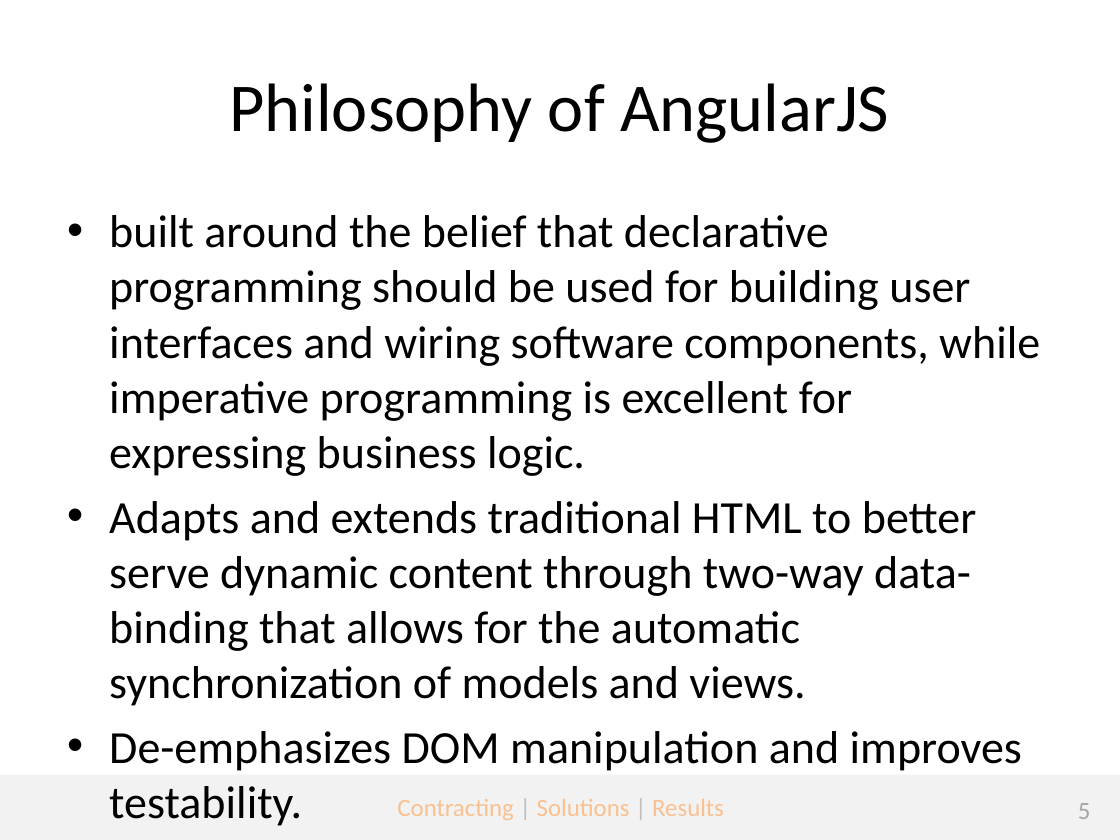
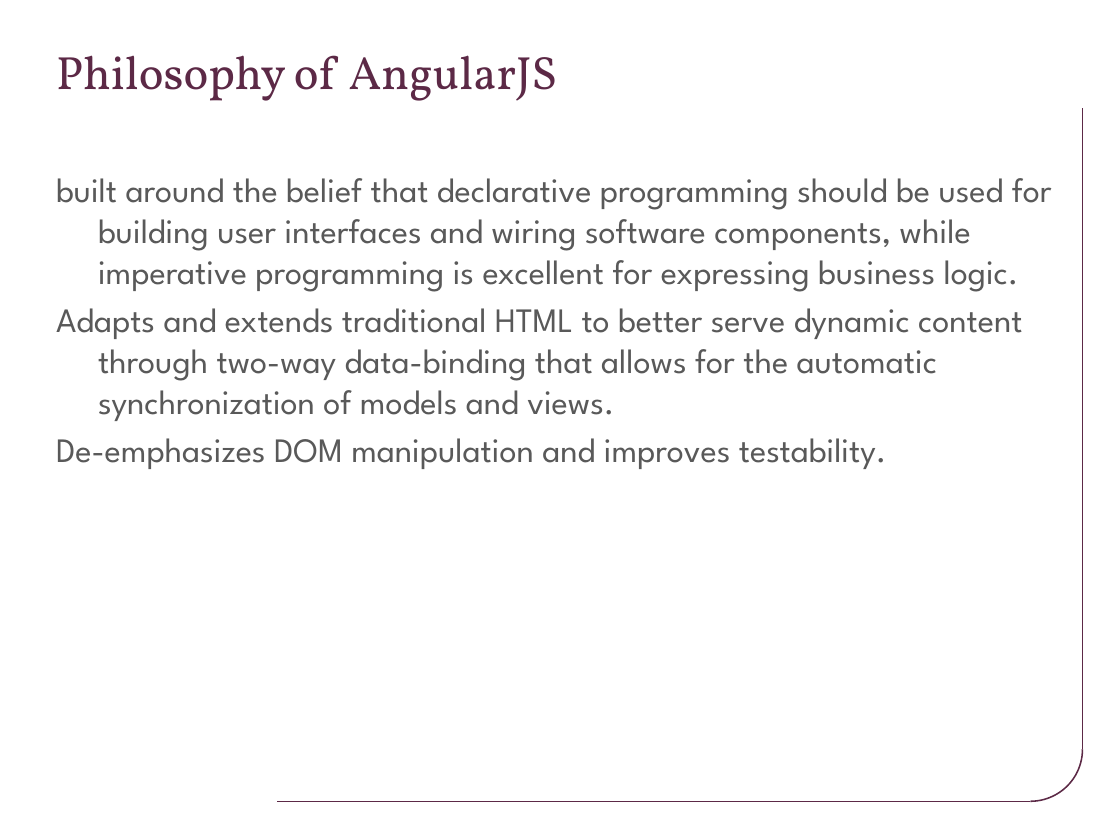
Before and after one commit to jmeckley/angularjs-presentation, a slide deck: slide 5 of Topic 1 - Introduction to mobile development using Angularjs.pptx. Drawn at 1120x840 pixels with LibreOffice and Linux fonts; fonts in the diff are those of the drawing; background and template pictures are left out. Boxes give left, top, right and bottom in pixels: in the first picture for what was removed or moved away, otherwise in the second. Text is boxed around its words. In the diff, an @@ line names an element or a change of style, - is before the commit and + after.

```diff
--- a/Topic 1 - Introduction to mobile development using Angularjs.pptx
+++ b/Topic 1 - Introduction to mobile development using Angularjs.pptx
@@ title "Philosophy of AngularJS": place and size @@
-title "Philosophy of AngularJS" at bbox=[229, 83, 889, 143]
+title "Philosophy of AngularJS" at bbox=[56, 55, 558, 101]
@@ title "Philosophy of AngularJS" at bbox=[56, 55, 558, 101]: size 44 to 30 pt, font Calibri to Vollkorn, text colour #000000 to #5C2946; alignment centre to left @@
@@ line added from (1082, 749) to (1082, 109), #5C2946 1 pt @@
@@ text "built around the belief that ...": place and size @@
-text "built around the belief that ..." at bbox=[109, 215, 1040, 771]
+text "built around the belief that ..." at bbox=[56, 178, 1052, 469]
@@ text "built around the belief that ..." at bbox=[56, 178, 1052, 469]: size 29.6 to 22 pt, font Calibri to League Spartan, text colour #000000 to #595959; bullet • to none; less space between paragraphs @@
@@ arc (boxed as its full ellipse) added at bbox=[979, 697, 1083, 801], outline #5C2946 1 pt @@
@@ rectangle removed at bbox=[0, 775, 1120, 840] @@
@@ line added from (1030, 801) to (277, 801), #5C2946 1 pt @@
@@ text removed at bbox=[397, 799, 724, 820] @@
-Contracting | Solutions | Results
@@ page number removed at bbox=[1078, 803, 1091, 819] @@
-5
```
Also in this commit, not shown: 12 other slides changed, 10 other files.
